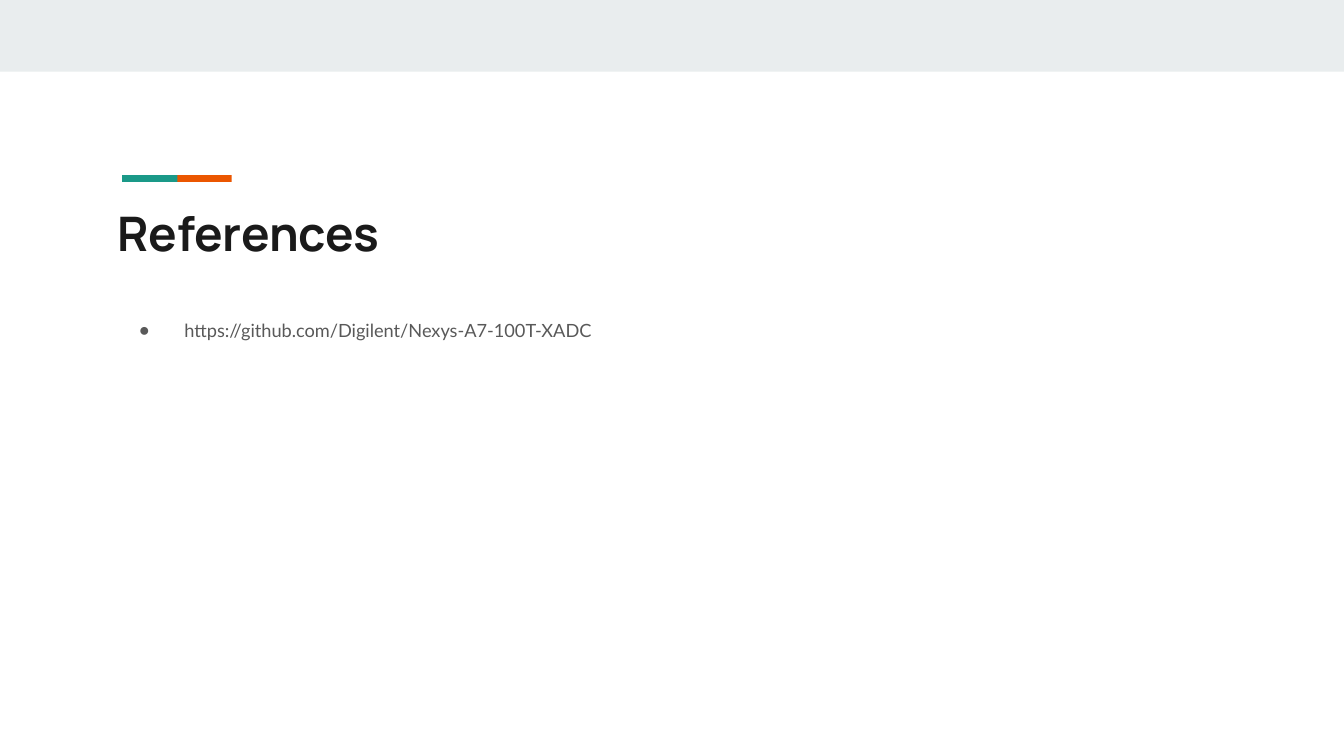
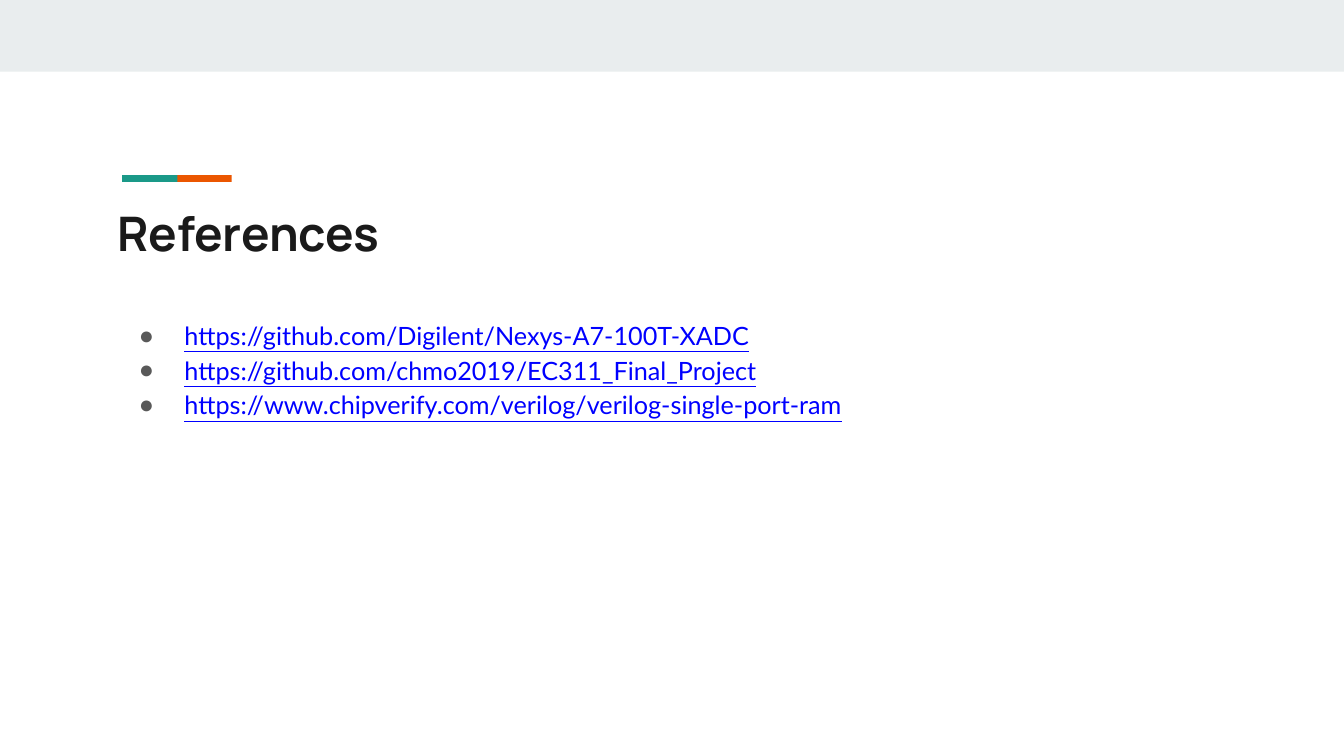
Before and after one commit to cnaught1/EC551_Final_Project, a slide deck: slide 15 of Bringing the Analog World to Digital Design_EC551_Final Project.pptx (slide 14 before the commit). Drawn at 1344x756 pixels with LibreOffice and Linux fonts; fonts in the diff are those of the drawing. Boxes give left, top, right and bottom in pixels: in the first picture for what was removed or moved away, otherwise in the second. Text is boxed around its words. In the diff, an @@ line names an element or a change of style, - is before the commit and + after.

```diff
--- a/Bringing the Analog World to Digital Design_EC551_Final Project.pptx
+++ b/Bringing the Analog World to Digital Design_EC551_Final Project.pptx
@@ text at (x1=184, y1=326, x2=748, y2=350): size 13 to 18 pt, text colour #595959 to #0000FF, underline on in "https://github.com/Digilent/Nexys-A7-100T-XADC" @@
@@ text at (x1=184, y1=361, x2=841, y2=419): paragraphs added @@
+● https://github.com/chmo2019/EC311_Final_Project
+● https://www.chipverify.com/verilog/verilog-single-port-ram
```
Also in this commit, not shown: 8 other slides changed, 5 slides added, 7 slides removed.
